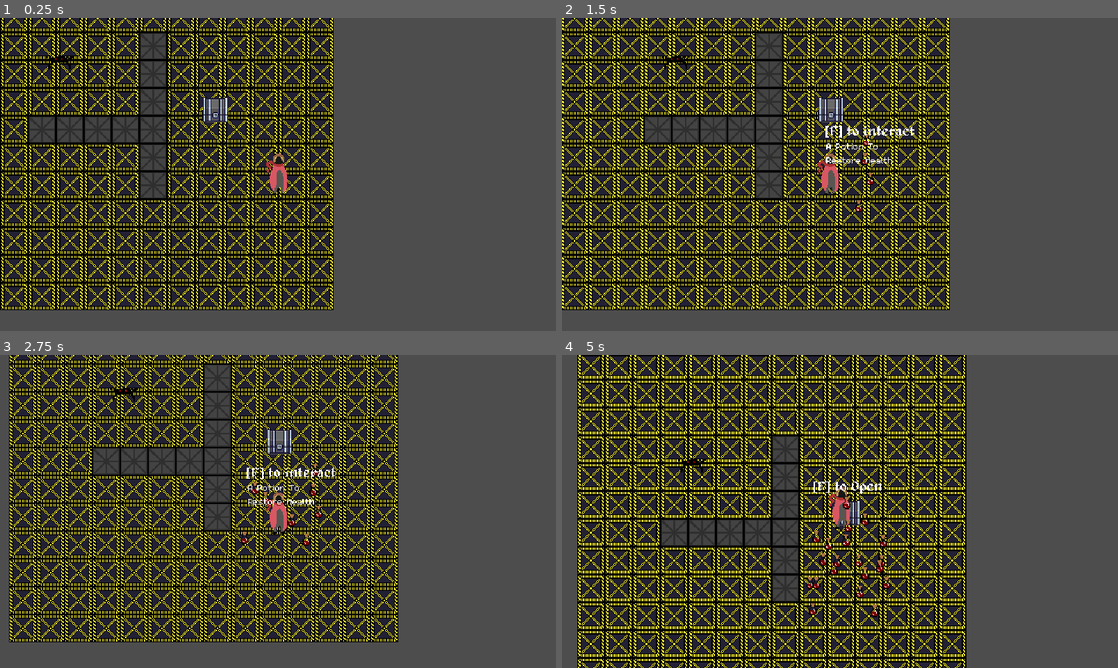
Above: before the commit, frames 1-4 (two rows, left to right).
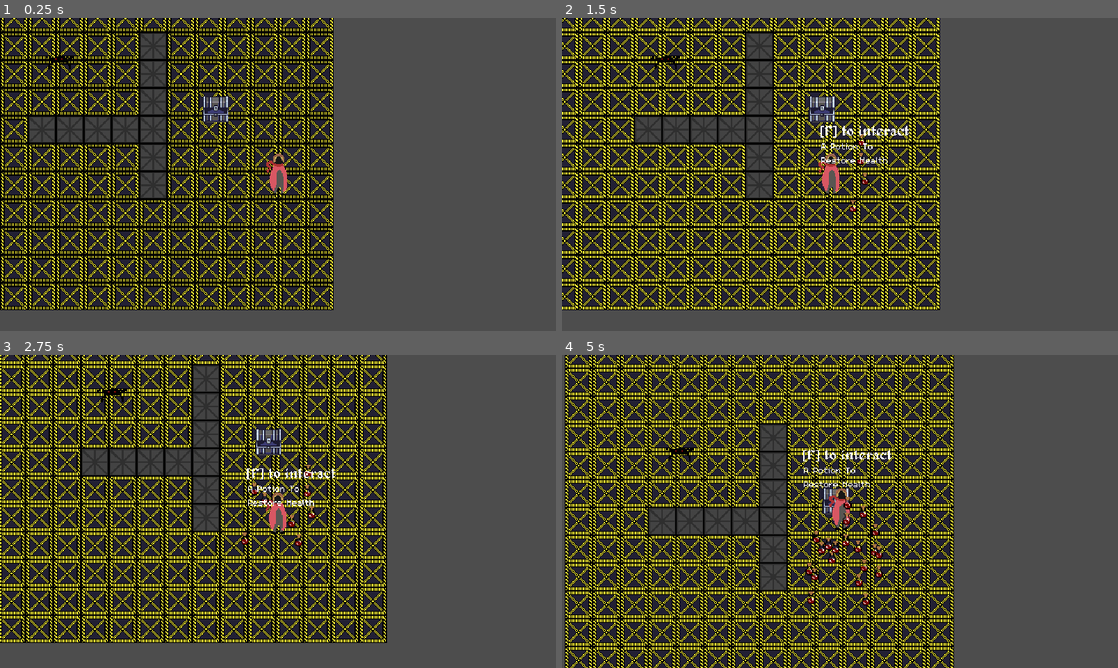
Above: after the commit, the same moments.

Repository: ArmanAmeri/9-Days-To-Live
Game: Godot game, scene res://Scenes/Main/scene_manager.tscn
The game is run twice, just before and just after one commit, with the same random seed, the same clock (stepped at 60 frames per second) and the same inputs.
Inputs:
- Up to frame 1 (0.25 s): no input
- Up to frame 2 (1.5 s): tap Enter at 0.5 s; hold A (a) 0.53-1.28 s; tap Space (ui_select) at 0.77 s; tap D (d) at 0.8, 1.35 s
- Up to frame 3 (2.75 s): tap Space (ui_select) at 1.52 s; tap E (e) at 1.55 s; hold E (e) from 2.03 s (still down); tap S (s) at 2.3 s
- Up to frame 4 (5 s): release E (e) at 2.78 s; tap S (s) at 2.85 s; tap Space (ui_select) at 3.02, 3.77, 4.52 s; tap W (w) at 3.05 s; hold W (w) 3.53-4.28 s; tap A (a) at 3.8, 4.35 s; tap D (d) at 4.55 s

The runs differ from the first frame. In frame 1, 0.2% of the frame differs, in the area x 36-42%, y 24-34%; in frame 2, 39%; in frame 3, 44%; in frame 4, 53%, in the area x 0-73%, y 0-100%.

Commit message:
changing how speed works a little

Diff:
--- /dev/null
+++ b/Scenes/Components/meele_attack_ai_component.tscn
@@ -0,0 +1,3 @@
+[gd_scene format=3 uid="uid://c6sqhjo0wjn2a"]
+
+[node name="MeeleAttackAIComponent" type="Area2D"]
--- a/Scenes/Components/pathfinding_component.tscn
+++ b/Scenes/Components/pathfinding_component.tscn
@@ -17,4 +17,6 @@
 [node name="RecalculationTimer" type="Timer" parent="."]
 wait_time = 0.25
 
+[node name="Area2D" type="Area2D" parent="."]
+
 [connection signal="timeout" from="RecalculationTimer" to="." method="_on_recalculation_timer_timeout"]
--- a/Scenes/Interactable Objects/test_chest.tscn
+++ b/Scenes/Interactable Objects/test_chest.tscn
@@ -5,22 +5,6 @@
 [ext_resource type="PackedScene" path="res://Scenes/Components/item_dropper_component.tscn" id="2_uo6iy"]
 [ext_resource type="Script" path="res://Data/drop_data.gd" id="3_8mnwd"]
 [ext_resource type="PackedScene" uid="uid://bhs4uvvgxs5b0" path="res://Scenes/Components/interaction_area.tscn" id="4_e1fv2"]
-
-[sub_resource type="Animation" id="Animation_v77j5"]
-resource_name = "close"
-length = 0.4
-tracks/0/type = "value"
-tracks/0/imported = false
-tracks/0/enabled = true
-tracks/0/path = NodePath("Sprite2D:frame")
-tracks/0/interp = 1
-tracks/0/loop_wrap = false
-tracks/0/keys = {
-"times": PackedFloat32Array(0, 0.1, 0.2, 0.3),
-"transitions": PackedFloat32Array(-0.5, -0.5, -0.5, -0.5),
-"update": 1,
-"values": [3, 2, 1, 0]
-}
 
 [sub_resource type="Animation" id="Animation_v77j5"]
 resource_name = "close"
@@ -95,6 +79,7 @@
 texture = ExtResource("1_s07jr")
 hframes = 2
 vframes = 2
+frame = 3
 metadata/_aseprite_wizard_interface_config_ = {
 "layer_section": false,
 "output_section": true,
--- a/Scenes/Player/player.tscn
+++ b/Scenes/Player/player.tscn
@@ -87,8 +87,9 @@
 
 [node name="HealthComponent" parent="." instance=ExtResource("2_54ccj")]
 
-[node name="HitboxComponent" parent="." instance=ExtResource("5_l6lgr")]
+[node name="HitboxComponent" parent="." node_paths=PackedStringArray("health_component") instance=ExtResource("5_l6lgr")]
 collision_layer = 1
+health_component = NodePath("../HealthComponent")
 
 [node name="CollisionShape2D" type="CollisionShape2D" parent="HitboxComponent"]
 shape = SubResource("CapsuleShape2D_cmhyr")
--- /dev/null
+++ b/Scripts/Components/meele_attack_ai_component.gd
@@ -0,0 +1,11 @@
+extends Area2D
+
+
+# Called when the node enters the scene tree for the first time.
+func _ready() -> void:
+	pass # Replace with function body.
+
+
+# Called every frame. 'delta' is the elapsed time since the previous frame.
+func _process(delta: float) -> void:
+	pass
--- a/Scripts/Components/movement_component.gd
+++ b/Scripts/Components/movement_component.gd
@@ -8,6 +8,9 @@
 
 # Reference to the parent CharacterBody2D
 @onready var character_body = get_parent() as CharacterBody2D
+
+func _ready() -> void:
+	speed = character_body.speed
 
 func _physics_process(_delta: float) -> void:
 	if character_body:
--- a/Scripts/Enemies/enemy_test.gd
+++ b/Scripts/Enemies/enemy_test.gd
@@ -3,7 +3,7 @@
 @onready var player = get_tree().get_first_node_in_group("player")
 @onready var movement_component = $MovementComponent
 @onready var pathfinding_component: Node2D = $PathfindingComponent
-
+var speed = 50
 
 func _ready() -> void:
 	pathfinding_component.connect("move_input", _on_move_input)
--- a/Scripts/Player/player.gd
+++ b/Scripts/Player/player.gd
@@ -5,6 +5,8 @@
 @onready var movement_component = $MovementComponent
 @onready var input_component = $InputComponent
 @onready var inventory = $InventoryComponent
+
+var speed = 100
 
 func _ready() -> void:
 	input_component.connect("move_input", _on_move_input)
--- a/Scripts/Player/weapon_holder.gd
+++ b/Scripts/Player/weapon_holder.gd
@@ -9,4 +9,5 @@
 		holding_type = child_node[0].type
 		print("Child variable value: ", holding_type)
 	else:
-		print("Child node not found!")
+		#print("Child node not found!")
+		pass
